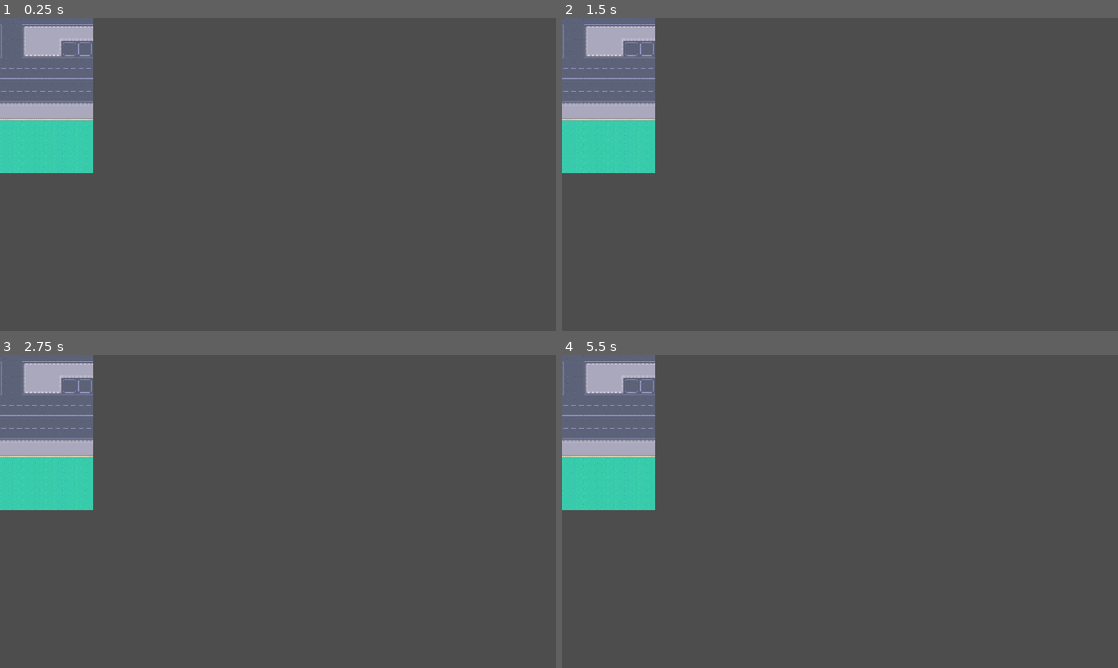
Above: before the commit, frames 1-4 (two rows, left to right).
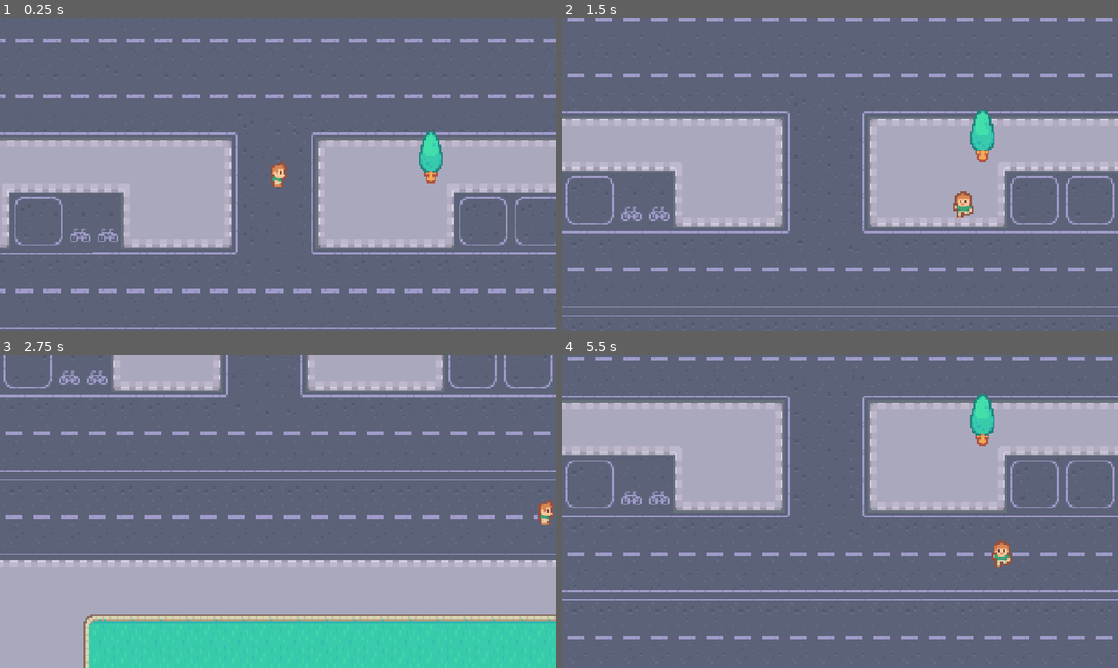
Above: after the commit, the same moments.

Repository: Dzsi-Dzsimi/Terra-project-two
Game: Godot game, scene res://scenes/game.tscn
Same seed, same stepped clock (60 frames per second), same inputs: the game is played once before the commit and once after it. Before the commit the project has no main scene; this scene is started directly in both runs.
Inputs (mouse positions are in pixels of both pictures, inside the frame that each line leads up to):
- Up to frame 1 (0.25 s): no input
- Up to frame 2 (1.5 s): tap Enter at 0.5 s; move the mouse to (962, 158) at 0.52 s; hold D (right, bound only after the commit) 0.53-1.28 s; tap Space (jump, bound only after the commit) at 0.6, 0.77, 1.07 s; click (962, 158) at 0.67 s; move the mouse to (728, 190) at 1.27 s; hold Down (down, bound only after the commit) from 1.28 s (still down); tap Alt at 1.35 s
- Up to frame 3 (2.75 s): tap Space (jump, bound only after the commit) at 1.52, 1.55, 1.82, 2.3 s; move the mouse to (333, 442) at 2.02 s; release Down (down, bound only after the commit) at 2.03 s; hold D (right, bound only after the commit) from 2.03 s (still down); tap Shift at 2.1 s
- Up to frame 4 (5.5 s): move the mouse to (812, 574) at 2.77 s; release D (right, bound only after the commit) at 2.78 s; hold W (up, bound only after the commit) 2.78-3.53 s; tap Space (jump, bound only after the commit) at 2.85, 3.02, 3.32, 3.77, 3.8, 4.07, 4.52, 4.55, 4.82, 5, 5.1 s; click (812, 574) at 2.92 s; move the mouse to (1006, 558) at 3.52 s; hold A (left, bound only after the commit) 3.53-5.03 s; tap Alt at 3.6 s; move the mouse to (673, 464) at 4.27 s; tap Shift at 4.35 s; move the mouse to (867, 511) at 5.02 s; hold Down (down, bound only after the commit) from 5.03 s (still down); click (867, 511) at 5.17 s

The runs differ from the first frame. In frame 1, 97% of the frame differs, in the area x 0-100%, y 0-100%; in frame 2, 97%; in frame 3, 97%; in frame 4, 98%.

Commit message:
setting up main game structure

Diff:
--- a/terra-second/project.godot
+++ b/terra-second/project.godot
@@ -11,11 +11,14 @@
 [application]
 
 config/name="Terra second"
+run/main_scene="uid://cm2f1onsmrv8r"
 config/features=PackedStringArray("4.7", "Forward Plus")
 config/icon="res://icon.svg"
 
 [display]
 
+window/size/viewport_width=1280
+window/size/viewport_height=720
 window/stretch/mode="canvas_items"
 window/stretch/aspect="expand"
 
@@ -23,10 +26,43 @@
 
 enabled=PackedStringArray("res://addons/godot_super-wakatime/plugin.cfg")
 
+[input]
+
+left={
+"deadzone": 0.2,
+"events": [Object(InputEventKey,"resource_local_to_scene":false,"resource_name":"","device":-1,"window_id":0,"alt_pressed":false,"shift_pressed":false,"ctrl_pressed":false,"meta_pressed":false,"pressed":false,"keycode":0,"physical_keycode":65,"key_label":0,"unicode":97,"location":0,"echo":false,"script":null)
+, Object(InputEventKey,"resource_local_to_scene":false,"resource_name":"","device":-1,"window_id":0,"alt_pressed":false,"shift_pressed":false,"ctrl_pressed":false,"meta_pressed":false,"pressed":false,"keycode":0,"physical_keycode":4194319,"key_label":0,"unicode":0,"location":0,"echo":false,"script":null)
+]
+}
+up={
+"deadzone": 0.2,
+"events": [Object(InputEventKey,"resource_local_to_scene":false,"resource_name":"","device":-1,"window_id":0,"alt_pressed":false,"shift_pressed":false,"ctrl_pressed":false,"meta_pressed":false,"pressed":false,"keycode":0,"physical_keycode":87,"key_label":0,"unicode":119,"location":0,"echo":false,"script":null)
+, Object(InputEventKey,"resource_local_to_scene":false,"resource_name":"","device":-1,"window_id":0,"alt_pressed":false,"shift_pressed":false,"ctrl_pressed":false,"meta_pressed":false,"pressed":false,"keycode":0,"physical_keycode":4194320,"key_label":0,"unicode":0,"location":0,"echo":false,"script":null)
+]
+}
+down={
+"deadzone": 0.2,
+"events": [Object(InputEventKey,"resource_local_to_scene":false,"resource_name":"","device":-1,"window_id":0,"alt_pressed":false,"shift_pressed":false,"ctrl_pressed":false,"meta_pressed":false,"pressed":false,"keycode":0,"physical_keycode":4194322,"key_label":0,"unicode":0,"location":0,"echo":false,"script":null)
+, Object(InputEventKey,"resource_local_to_scene":false,"resource_name":"","device":-1,"window_id":0,"alt_pressed":false,"shift_pressed":false,"ctrl_pressed":false,"meta_pressed":false,"pressed":false,"keycode":0,"physical_keycode":83,"key_label":0,"unicode":115,"location":0,"echo":false,"script":null)
+]
+}
+right={
+"deadzone": 0.2,
+"events": [Object(InputEventKey,"resource_local_to_scene":false,"resource_name":"","device":-1,"window_id":0,"alt_pressed":false,"shift_pressed":false,"ctrl_pressed":false,"meta_pressed":false,"pressed":false,"keycode":0,"physical_keycode":68,"key_label":0,"unicode":100,"location":0,"echo":false,"script":null)
+, Object(InputEventKey,"resource_local_to_scene":false,"resource_name":"","device":-1,"window_id":0,"alt_pressed":false,"shift_pressed":false,"ctrl_pressed":false,"meta_pressed":false,"pressed":false,"keycode":0,"physical_keycode":4194321,"key_label":0,"unicode":0,"location":0,"echo":false,"script":null)
+]
+}
+jump={
+"deadzone": 0.2,
+"events": [Object(InputEventKey,"resource_local_to_scene":false,"resource_name":"","device":-1,"window_id":0,"alt_pressed":false,"shift_pressed":false,"ctrl_pressed":false,"meta_pressed":false,"pressed":false,"keycode":0,"physical_keycode":32,"key_label":0,"unicode":32,"location":0,"echo":false,"script":null)
+]
+}
+
 [physics]
 
 3d/physics_engine="Jolt Physics"
 
 [rendering]
 
+textures/canvas_textures/default_texture_filter=0
 rendering_device/driver.windows="d3d12"
--- /dev/null
+++ b/terra-second/scenes/car.tscn
@@ -0,0 +1,15 @@
+[gd_scene format=3 uid="uid://dl28ql76kdewa"]
+
+[ext_resource type="Texture2D" uid="uid://ded8huv3lr1a7" path="res://graphics/cars/yellow.png" id="1_c35m8"]
+
+[sub_resource type="RectangleShape2D" id="RectangleShape2D_g4v7s"]
+size = Vector2(20, 11)
+
+[node name="Car" type="Area2D" unique_id=145651312]
+
+[node name="Sprite2D" type="Sprite2D" parent="." unique_id=1411315085]
+texture = ExtResource("1_c35m8")
+
+[node name="CollisionShape2D" type="CollisionShape2D" parent="." unique_id=433821211]
+position = Vector2(0, 2.5)
+shape = SubResource("RectangleShape2D_g4v7s")
--- /dev/null
+++ b/terra-second/scenes/collision_box.gd
@@ -0,0 +1 @@
+extends Area2D
--- /dev/null
+++ b/terra-second/scenes/collision_box.tscn
@@ -0,0 +1,19 @@
+[gd_scene format=3 uid="uid://0y405h37btlc"]
+
+[ext_resource type="Texture2D" uid="uid://d0dya2slufckd" path="res://graphics/cars/green.png" id="1_2u8fp"]
+[ext_resource type="Script" uid="uid://ddwckbt8kflwo" path="res://scenes/collision_box.gd" id="1_pvrii"]
+
+[sub_resource type="RectangleShape2D" id="RectangleShape2D_g4v7s"]
+size = Vector2(20, 15.833334)
+
+[node name="FinishArea2D" type="Area2D" unique_id=1438358285]
+script = ExtResource("1_pvrii")
+
+[node name="CollisionShape2D" type="CollisionShape2D" parent="." unique_id=72832415]
+position = Vector2(0, 0.49999952)
+scale = Vector2(6, 6)
+shape = SubResource("RectangleShape2D_g4v7s")
+
+[node name="Sprite2D" type="Sprite2D" parent="." unique_id=1538680308]
+scale = Vector2(6, 6)
+texture = ExtResource("1_2u8fp")
--- /dev/null
+++ b/terra-second/scenes/game.gd
@@ -0,0 +1,4 @@
+extends Node2D
+
+func _on_finish_area_entered(body: Node2D) -> void:
+	print(body, " has entered")
--- a/terra-second/scenes/game.tscn
+++ b/terra-second/scenes/game.tscn
@@ -1,8 +1,71 @@
 [gd_scene format=3 uid="uid://cm2f1onsmrv8r"]
 
+[ext_resource type="Script" uid="uid://cymxbsafhjbl1" path="res://scenes/game.gd" id="1_lbhrr"]
 [ext_resource type="Texture2D" uid="uid://doghmovcgeltw" path="res://graphics/map.png" id="1_uwrxv"]
+[ext_resource type="PackedScene" uid="uid://brokp373l1abu" path="res://scenes/player.tscn" id="2_yqjtg"]
+[ext_resource type="PackedScene" uid="uid://dxuqfwwmcq5lp" path="res://scenes/tree.tscn" id="3_lnu2h"]
+[ext_resource type="PackedScene" uid="uid://0y405h37btlc" path="res://scenes/collision_box.tscn" id="5_iywne"]
+
+[sub_resource type="RectangleShape2D" id="RectangleShape2D_g4v7s"]
+size = Vector2(20, 640)
+
+[sub_resource type="RectangleShape2D" id="RectangleShape2D_yf5fn"]
+size = Vector2(20, 640)
+
+[sub_resource type="RectangleShape2D" id="RectangleShape2D_57qmd"]
+size = Vector2(424, 20)
+
+[sub_resource type="RectangleShape2D" id="RectangleShape2D_d0u6y"]
+size = Vector2(424, 20)
 
 [node name="Game" type="Node2D" unique_id=903951852]
+script = ExtResource("1_lbhrr")
+metadata/_edit_horizontal_guides_ = [320.0, -320.0]
+metadata/_edit_vertical_guides_ = [-189.0, 195.0]
 
-[node name="Sprite2D" type="Sprite2D" parent="." unique_id=1895270429]
+[node name="BG" type="Sprite2D" parent="." unique_id=1895270429]
+position = Vector2(3, 0)
 texture = ExtResource("1_uwrxv")
+
+[node name="Player" parent="." unique_id=209912107 instance=ExtResource("2_yqjtg")]
+position = Vector2(29, 37)
+scale = Vector2(1, 1)
+
+[node name="Tree" parent="." unique_id=209877338 instance=ExtResource("3_lnu2h")]
+position = Vector2(117, 27)
+
+[node name="Borders" type="Node2D" parent="." unique_id=1278740454]
+
+[node name="StaticBody2D" type="StaticBody2D" parent="Borders" unique_id=1120243263]
+
+[node name="CollisionShape2D" type="CollisionShape2D" parent="Borders/StaticBody2D" unique_id=1441391183]
+position = Vector2(-199, 0)
+shape = SubResource("RectangleShape2D_g4v7s")
+
+[node name="StaticBody2D2" type="StaticBody2D" parent="Borders" unique_id=1883102289]
+
+[node name="CollisionShape2D" type="CollisionShape2D" parent="Borders/StaticBody2D2" unique_id=1602022209]
+position = Vector2(205, 0)
+shape = SubResource("RectangleShape2D_yf5fn")
+
+[node name="StaticBody2D3" type="StaticBody2D" parent="Borders" unique_id=1228585053]
+
+[node name="CollisionShape2D" type="CollisionShape2D" parent="Borders/StaticBody2D3" unique_id=2040002627]
+position = Vector2(3, -330)
+shape = SubResource("RectangleShape2D_57qmd")
+
+[node name="StaticBody2D4" type="StaticBody2D" parent="Borders" unique_id=61014956]
+
+[node name="CollisionShape2D" type="CollisionShape2D" parent="Borders/StaticBody2D4" unique_id=1429394187]
+position = Vector2(3, 330)
+shape = SubResource("RectangleShape2D_d0u6y")
+
+[node name="FinishArea2D" parent="Borders" unique_id=1438358285 instance=ExtResource("5_iywne")]
+position = Vector2(0, -160)
+
+[node name="Timer" type="Node" parent="." unique_id=1680028459]
+
+[node name="CarTimer" type="Timer" parent="Timer" unique_id=1535330555]
+autostart = true
+
+[connection signal="body_entered" from="Borders/FinishArea2D" to="." method="_on_finish_area_entered"]
--- /dev/null
+++ b/terra-second/scenes/player.gd
@@ -0,0 +1,23 @@
+extends CharacterBody2D
+
+var direction: Vector2 = Vector2.ZERO
+var speed: int = 150
+
+func _physics_process(_delta: float) -> void:
+	direction = Input.get_vector("left", "right", "up", "down")
+	velocity = direction * speed
+	animation()
+	move_and_slide()
+
+	if Input.is_action_just_pressed("jump"):
+		print("something")
+
+func animation():
+	if direction:
+		if direction.x != 0:
+			$AnimatedSprite2D.animation = "left"
+			$AnimatedSprite2D.flip_h = direction.x > 0
+		else:
+			$AnimatedSprite2D.animation = "up" if direction.y < 0 else "down"
+	else:
+		$AnimatedSprite2D.frame = 1
--- a/terra-second/scenes/player.tscn
+++ b/terra-second/scenes/player.tscn
@@ -1,8 +1,118 @@
 [gd_scene format=3 uid="uid://brokp373l1abu"]
 
-[ext_resource type="Texture2D" uid="uid://bkgrir378horu" path="res://graphics/player/player_simple.png" id="1_3vyb7"]
+[ext_resource type="Script" uid="uid://csp32lu5kknwq" path="res://scenes/player.gd" id="1_g2els"]
+[ext_resource type="Texture2D" uid="uid://c4q6c7mxqh78h" path="res://graphics/player/player_tileset.png" id="2_g2els"]
 
-[node name="Player" type="Node2D" unique_id=209912107]
+[sub_resource type="RectangleShape2D" id="RectangleShape2D_g4v7s"]
+size = Vector2(12, 8)
 
-[node name="Sprite2D" type="Sprite2D" parent="." unique_id=299792672]
-texture = ExtResource("1_3vyb7")
+[sub_resource type="AtlasTexture" id="AtlasTexture_dqkch"]
+atlas = ExtResource("2_g2els")
+region = Rect2(16, 16, 16, 16)
+
+[sub_resource type="AtlasTexture" id="AtlasTexture_qhqgy"]
+atlas = ExtResource("2_g2els")
+region = Rect2(16, 0, 16, 16)
+
+[sub_resource type="AtlasTexture" id="AtlasTexture_qlg0r"]
+atlas = ExtResource("2_g2els")
+region = Rect2(16, 32, 16, 16)
+
+[sub_resource type="AtlasTexture" id="AtlasTexture_fjrip"]
+atlas = ExtResource("2_g2els")
+region = Rect2(0, 16, 16, 16)
+
+[sub_resource type="AtlasTexture" id="AtlasTexture_tuyoq"]
+atlas = ExtResource("2_g2els")
+region = Rect2(0, 0, 16, 16)
+
+[sub_resource type="AtlasTexture" id="AtlasTexture_smehm"]
+atlas = ExtResource("2_g2els")
+region = Rect2(0, 32, 16, 16)
+
+[sub_resource type="AtlasTexture" id="AtlasTexture_jej6c"]
+atlas = ExtResource("2_g2els")
+region = Rect2(32, 16, 16, 16)
+
+[sub_resource type="AtlasTexture" id="AtlasTexture_3v2ag"]
+atlas = ExtResource("2_g2els")
+region = Rect2(32, 0, 16, 16)
+
+[sub_resource type="AtlasTexture" id="AtlasTexture_f1ej7"]
+atlas = ExtResource("2_g2els")
+region = Rect2(32, 32, 16, 16)
+
+[sub_resource type="SpriteFrames" id="SpriteFrames_g4v7s"]
+animations = [{
+"frames": [{
+"duration": 1.0,
+"texture": SubResource("AtlasTexture_dqkch")
+}, {
+"duration": 1.0,
+"texture": SubResource("AtlasTexture_qhqgy")
+}, {
+"duration": 1.0,
+"texture": SubResource("AtlasTexture_qlg0r")
+}, {
+"duration": 1.0,
+"texture": SubResource("AtlasTexture_qhqgy")
+}],
+"loop": 1,
+"name": &"down",
+"speed": 5.0
+}, {
+"frames": [{
+"duration": 1.0,
+"texture": SubResource("AtlasTexture_fjrip")
+}, {
+"duration": 1.0,
+"texture": SubResource("AtlasTexture_tuyoq")
+}, {
+"duration": 1.0,
+"texture": SubResource("AtlasTexture_smehm")
+}, {
+"duration": 1.0,
+"texture": SubResource("AtlasTexture_tuyoq")
+}],
+"loop": 1,
+"name": &"left",
+"speed": 5.0
+}, {
+"frames": [{
+"duration": 1.0,
+"texture": SubResource("AtlasTexture_jej6c")
+}, {
+"duration": 1.0,
+"texture": SubResource("AtlasTexture_3v2ag")
+}, {
+"duration": 1.0,
+"texture": SubResource("AtlasTexture_f1ej7")
+}, {
+"duration": 1.0,
+"texture": SubResource("AtlasTexture_3v2ag")
+}],
+"loop": 1,
+"name": &"up",
+"speed": 5.0
+}]
+
+[node name="Player" type="CharacterBody2D" unique_id=1426242407]
+scale = Vector2(6, 6)
+script = ExtResource("1_g2els")
+
+[node name="Camera2D" type="Camera2D" parent="." unique_id=655482339]
+zoom = Vector2(4, 4)
+limit_left = -189
+limit_top = -320
+limit_right = 195
+limit_bottom = 320
+position_smoothing_enabled = true
+
+[node name="CollisionShape2D" type="CollisionShape2D" parent="." unique_id=947043320]
+shape = SubResource("RectangleShape2D_g4v7s")
+
+[node name="AnimatedSprite2D" type="AnimatedSprite2D" parent="." unique_id=597975552]
+sprite_frames = SubResource("SpriteFrames_g4v7s")
+animation = &"left"
+autoplay = "left"
+flip_h = true
--- /dev/null
+++ b/terra-second/scenes/tree.tscn
@@ -0,0 +1,15 @@
+[gd_scene format=3 uid="uid://dxuqfwwmcq5lp"]
+
+[ext_resource type="Texture2D" uid="uid://d0so81ys3820n" path="res://graphics/objects/tree1.png" id="1_avsvi"]
+
+[sub_resource type="RectangleShape2D" id="RectangleShape2D_g4v7s"]
+size = Vector2(10, 23)
+
+[node name="Tree" type="StaticBody2D" unique_id=209877338]
+
+[node name="CollisionShape2D" type="CollisionShape2D" parent="." unique_id=988231135]
+position = Vector2(0, 0.5)
+shape = SubResource("RectangleShape2D_g4v7s")
+
+[node name="Tree1" type="Sprite2D" parent="." unique_id=2108234694]
+texture = ExtResource("1_avsvi")
Not shown, added: terra-second/scenes/collision_box.gd.uid
Not shown, added: terra-second/scenes/game.gd.uid
Not shown, added: terra-second/scenes/player.gd.uid
